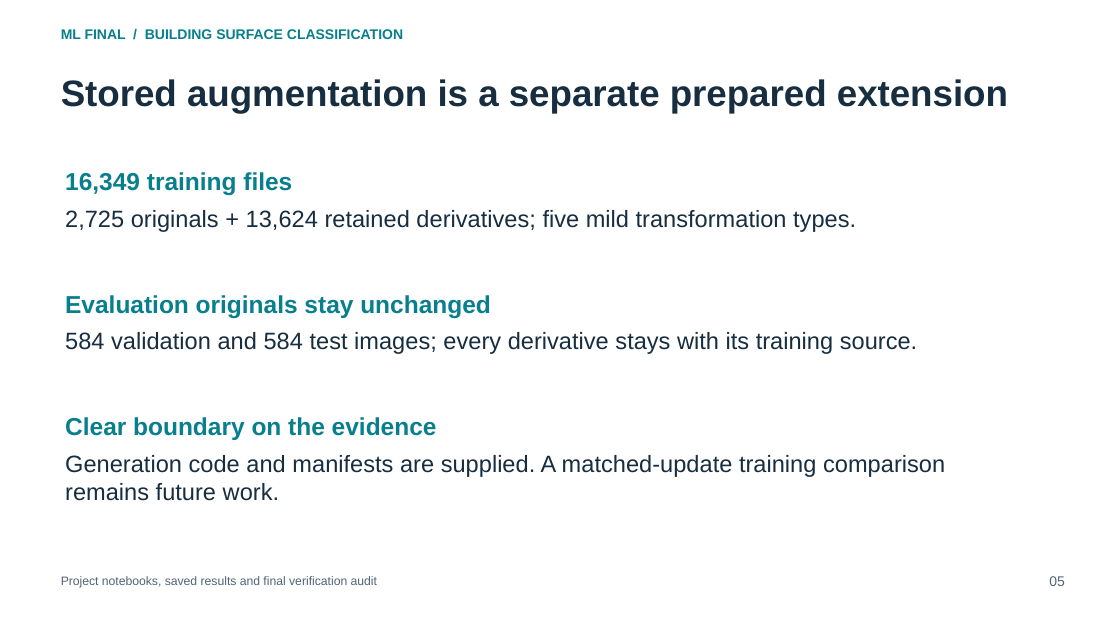
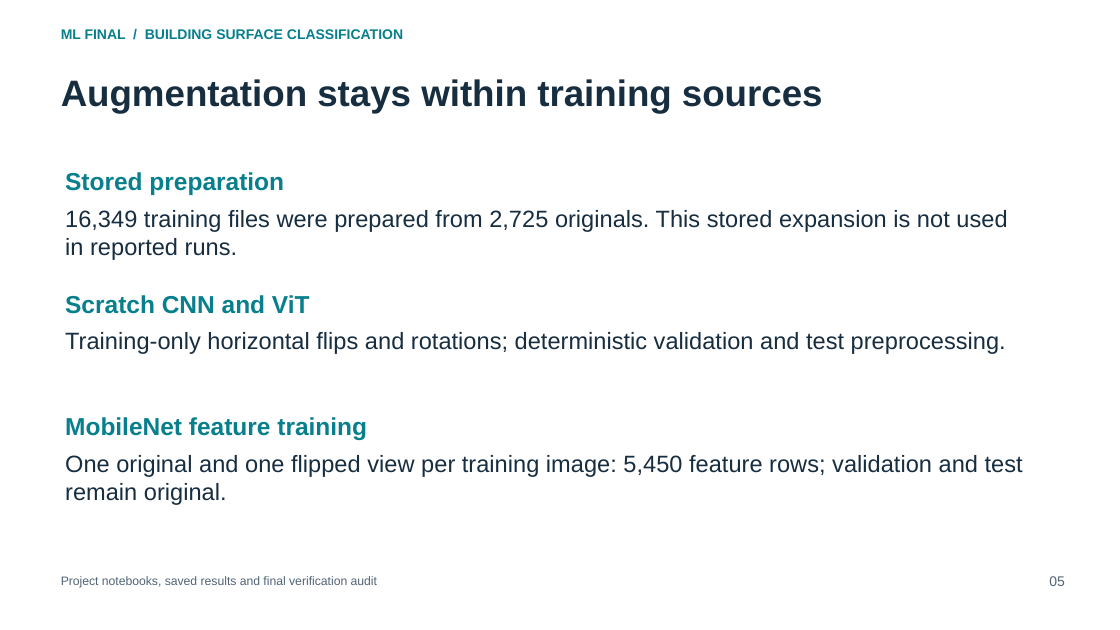
Before and after one commit to darau77/Finalski, a slide deck: slide 5 of docs/Final_Presentation.pptx. Drawn at 1120x630 pixels with LibreOffice and Linux fonts; fonts in the diff are those of the drawing. Boxes give left, top, right and bottom in pixels: in the first picture for what was removed or moved away, otherwise in the second. Text is boxed around its words. In the diff, an @@ line names an element or a change of style, - is before the commit and + after.

Commit message:
Consolidate final study, unified demo, report and presentation

```diff
--- a/docs/Final_Presentation.pptx
+++ b/docs/Final_Presentation.pptx
@@ text at (x1=61, y1=79, x2=823, y2=113): text changed @@
-Stored augmentation is a separate prepared extension
+Augmentation stays within training sources
@@ text at (x1=65, y1=172, x2=284, y2=195): text changed @@
-16,349 training files
+Stored preparation
@@ text at (x1=65, y1=210, x2=1007, y2=260): text changed @@
-2,725 originals + 13,624 retained derivatives; five mild transformation types.
+16,349 training files were prepared from 2,725 originals. This stored expansion is not used in reported runs.
@@ text at (x1=65, y1=295, x2=310, y2=314): text changed @@
-Evaluation originals stay unchanged
+Scratch CNN and ViT
@@ text at (x1=65, y1=332, x2=1006, y2=354): text changed @@
-584 validation and 584 test images; every derivative stays with its training source.
+Training-only horizontal flips and rotations; deterministic validation and test preprocessing.
@@ text at (x1=65, y1=417, x2=367, y2=440): text changed @@
-Clear boundary on the evidence
+MobileNet feature training
@@ text at (x1=65, y1=455, x2=1023, y2=505): text changed @@
-Generation code and manifests are supplied. A matched-update training comparison remains future work.
+One original and one flipped view per training image: 5,450 feature rows; validation and test remain original.
```
Also in this commit, not shown: 18 other slides changed, 4 slides added, 1 slide removed, 25 other files.
